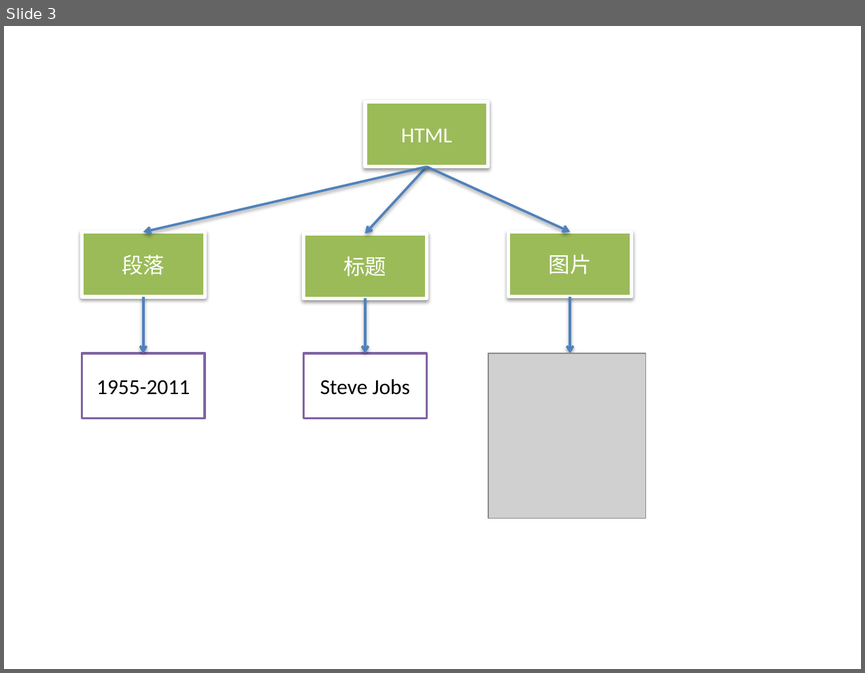
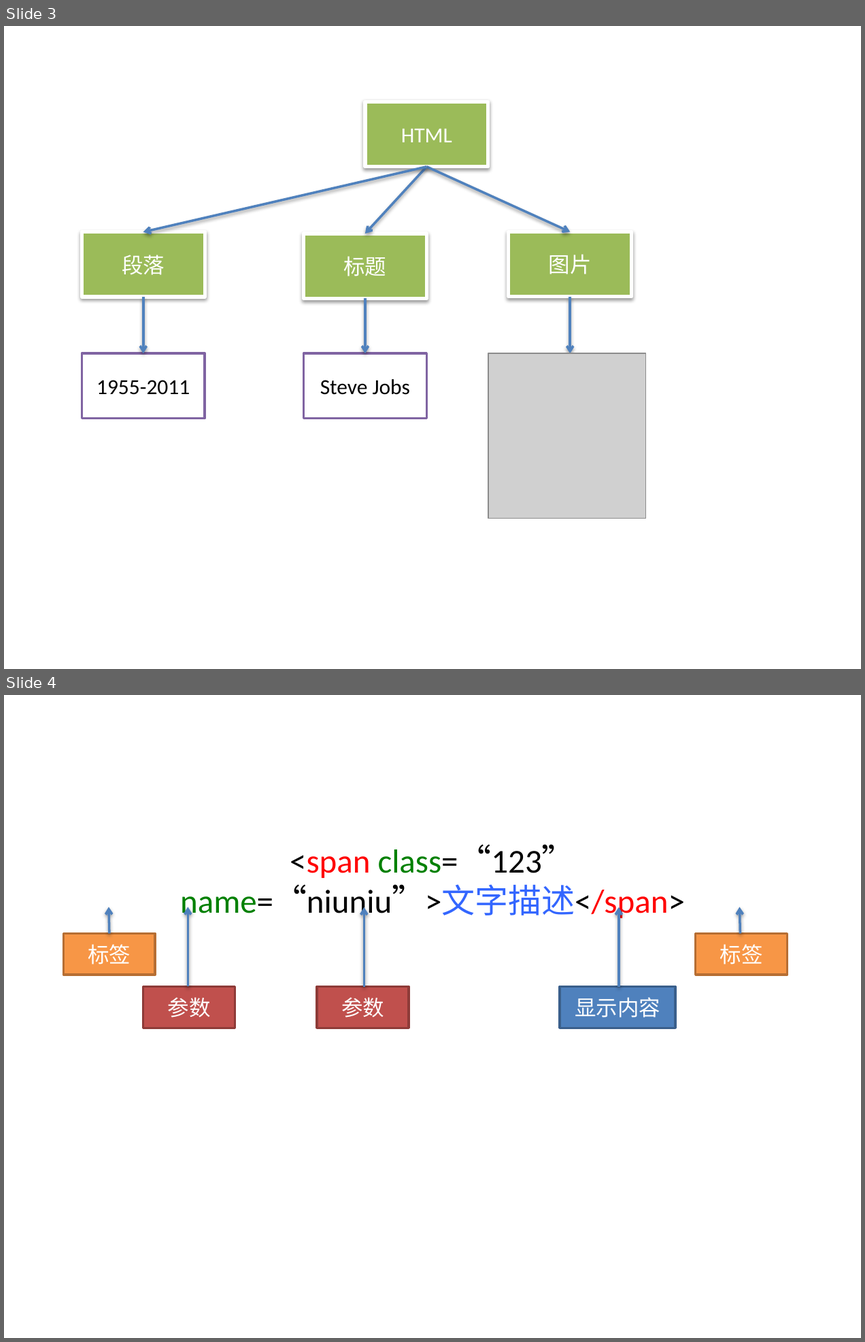
Before and after one commit to xiaoli-chen/Godel, a slide deck: Youcheng/illustrator.pptx. Shown one above the other, each under a label of ours: slide 3 before the commit, slides 3 and 4 after it. The pictures are 865x673 and 865x1342 pixels, drawn with LibreOffice and Linux fonts; fonts in the diff are those of the drawing; grey boxes stand for pictures. Boxes give left, top, right and bottom in pixels: in the first picture for what was removed or moved away, otherwise in the second. Text is boxed around its words. In the diff, an @@ line names an element or a change of style, - is before the commit and + after.

```diff
--- a/Youcheng/illustrator.pptx
+++ b/Youcheng/illustrator.pptx
@@ slide 4 added at box(4, 695, 861, 1338), background #FFFFFF @@
@@ title added at box(180, 845, 685, 921), 28 pt, text #000000 @@
+<span class=“123” name=“niuniu”>文字描述</span>
@@ arrow added from (109, 933) to (109, 906), #4F81BD 2 pt @@
@@ arrow added from (188, 986) to (188, 906), #4F81BD 2 pt @@
@@ arrow added from (364, 986) to (364, 907), #4F81BD 2 pt @@
@@ arrow added from (618, 986) to (618, 907), #4F81BD 2 pt @@
@@ arrow added from (740, 933) to (739, 906), #4F81BD 2 pt @@
@@ rectangle added at box(63, 933, 155, 974), fill #F79646, outline #B76F34 2 pt, 18 pt, text #FFFFFF @@
+标签
@@ rectangle added at box(696, 933, 787, 974), fill #F79646, outline #B76F34 2 pt, 18 pt, text #FFFFFF @@
+标签
@@ rectangle added at box(143, 986, 235, 1028), fill #C0504D, outline #8E3B39 2 pt, 18 pt, text #FFFFFF @@
+参数
@@ rectangle added at box(317, 986, 409, 1028), fill #C0504D, outline #8E3B39 2 pt, 18 pt, text #FFFFFF @@
+参数
@@ rectangle added at box(560, 986, 676, 1028), fill #4F81BD, outline #3A5F8C 2 pt, 18 pt, text #FFFFFF @@
+显示内容
```
Also in this commit, not shown: 9 other files.
